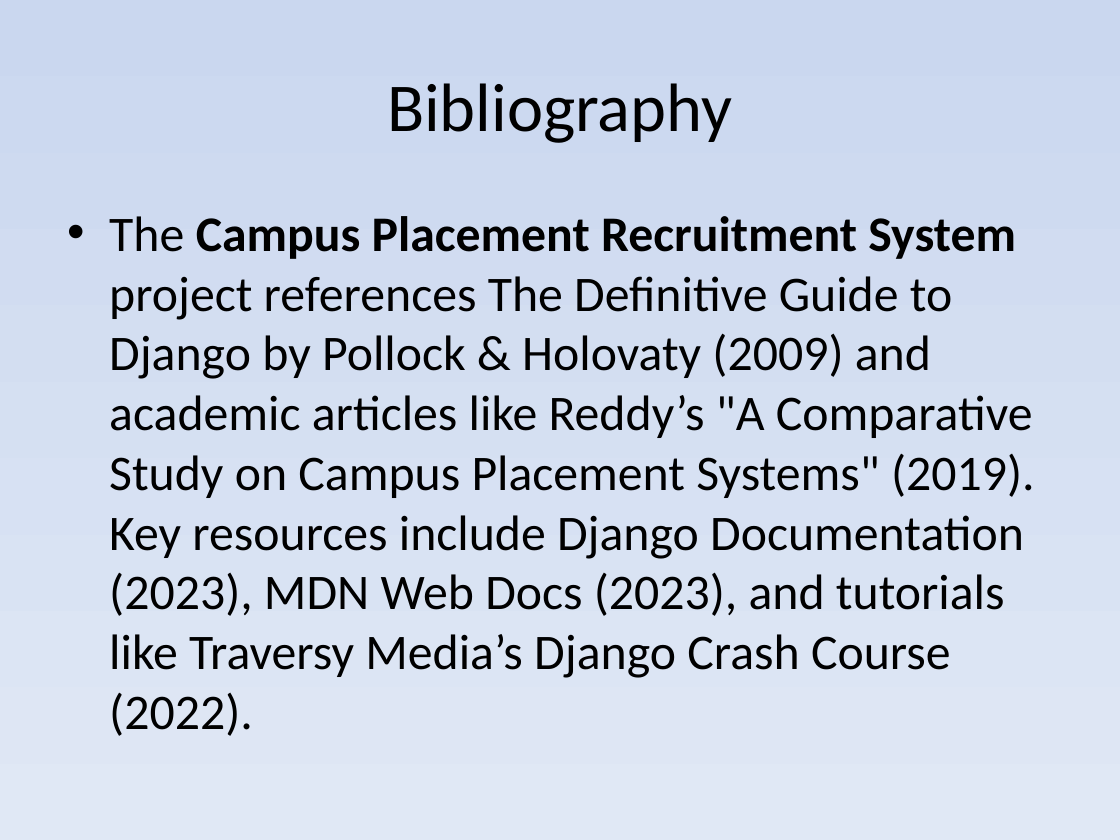
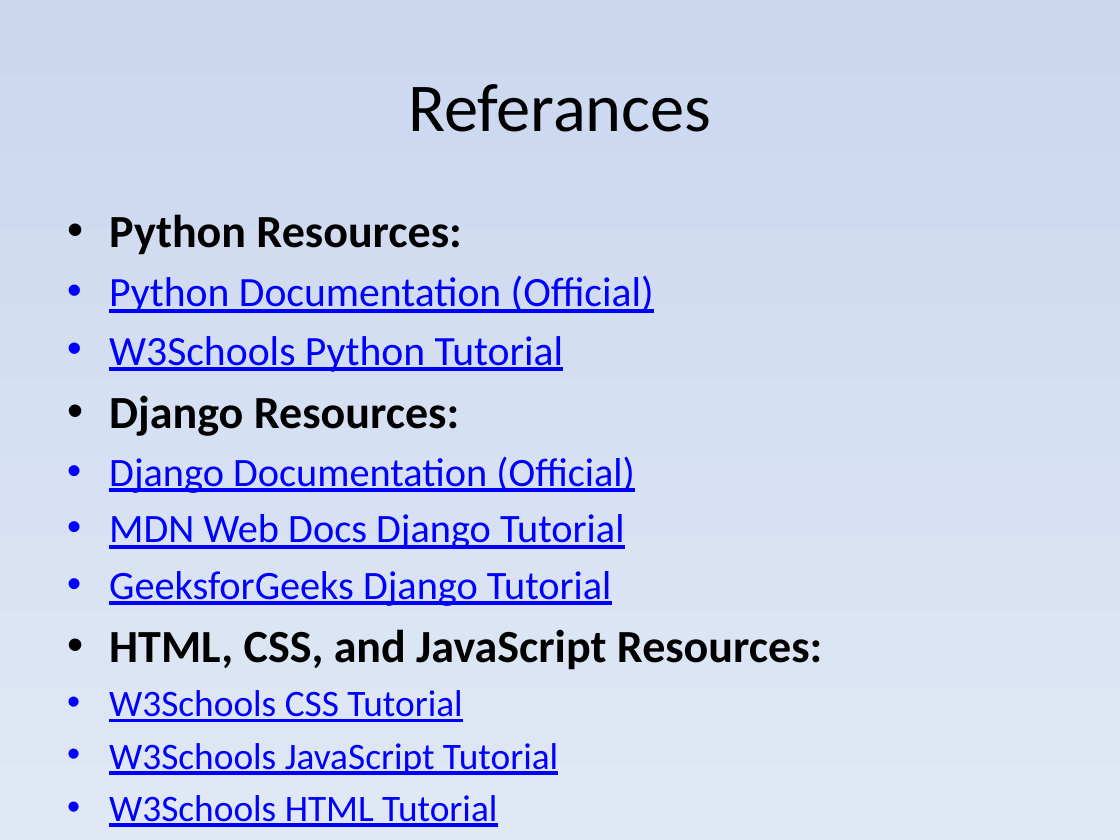
Before and after one commit to Tirthpatel810/cprs, a slide deck: slide 43 of docs/MCA_Mini_Project.pptx. Drawn at 1120x840 pixels with LibreOffice and Linux fonts; fonts in the diff are those of the drawing. Boxes give left, top, right and bottom in pixels: in the first picture for what was removed or moved away, otherwise in the second. Text is boxed around its words. In the diff, an @@ line names an element or a change of style, - is before the commit and + after.

```diff
--- a/docs/MCA_Mini_Project.pptx
+++ b/docs/MCA_Mini_Project.pptx
@@ title at [408,84,712,132]: text changed @@
-Bibliography
+Referances
@@ text at [109,214,822,827]: text changed; size 32 to 25.9 pt; text colour #000000 to #0000FF @@
-• The Campus Placement Recruitment System project references The Definitive Guide to Django by Pollock & Holovaty (2009) and academic articles like Reddy’s "A Comparative Study on Campus Placement Systems" (2019). Key resources include Django Documentation (2023), MDN Web Docs (2023), and tutorials like Traversy Media’s Django Crash Course (2022).
+• Python Resources:
+• Python Documentation (Official)
+• W3Schools Python Tutorial
+• Django Resources:
+• Django Documentation (Official)
+• MDN Web Docs Django Tutorial
+• GeeksforGeeks Django Tutorial
+• HTML, CSS, and JavaScript Resources:
+• W3Schools CSS Tutorial
+• W3Schools JavaScript Tutorial
+• W3Schools HTML Tutorial
```
Also in this commit, not shown: 10 other slides changed, 4 slides added, 4 slides removed, 10 other files.
